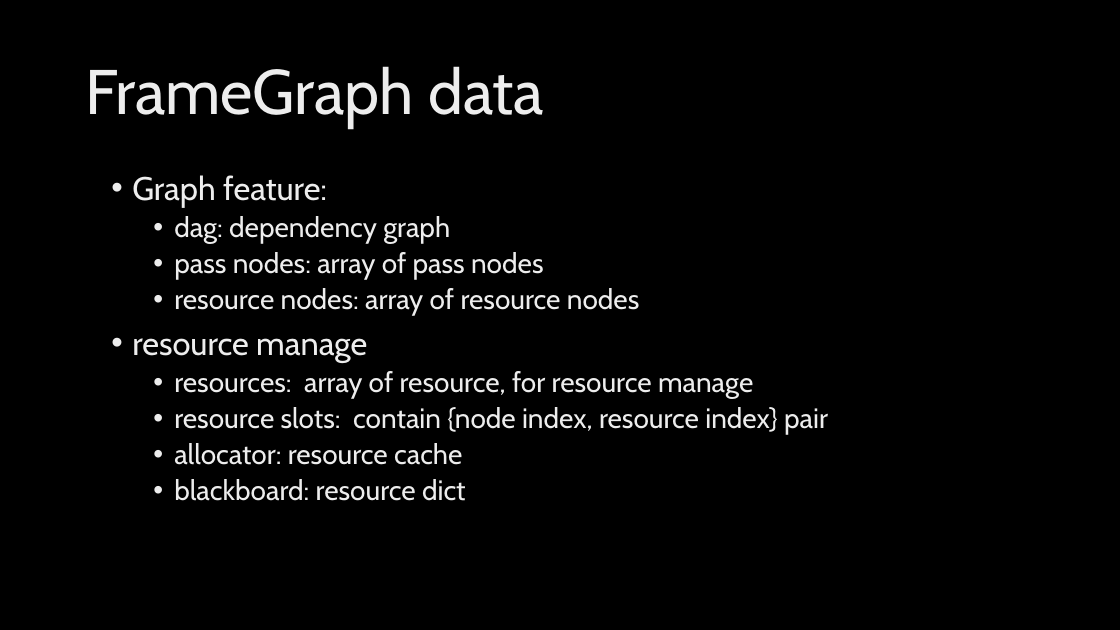
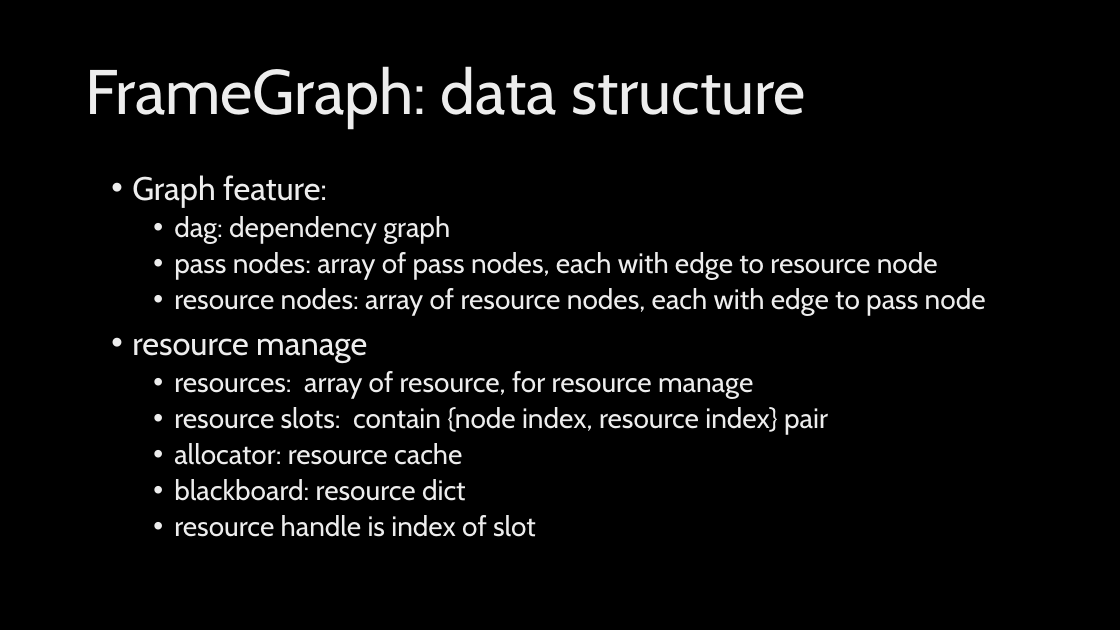
Before and after one commit to AndrewChan2022/ppt, a slide deck: slide 11 of Filament frame graph introduction.pptx (slide 10 before the commit). Drawn at 1120x630 pixels with LibreOffice and Linux fonts; fonts in the diff are those of the drawing; background and template pictures are left out. Boxes give left, top, right and bottom in pixels: in the first picture for what was removed or moved away, otherwise in the second. Text is boxed around its words. In the diff, an @@ line names an element or a change of style, - is before the commit and + after.

Commit message:
update

```diff
--- a/Filament frame graph introduction.pptx
+++ b/Filament frame graph introduction.pptx
@@ title at (85,66,806,129): text changed @@
-FrameGraph data
+FrameGraph: data structure
@@ text at (174,252,986,315): text changed @@
-  • pass nodes: array of pass nodes
-  • resource nodes: array of resource nodes
+  • pass nodes: array of pass nodes, each with edge to resource node
+  • resource nodes: array of resource nodes, each with edge to pass node
@@ text at (174,515,536,537): paragraph added @@
+  • resource handle is index of slot
```
Also in this commit, not shown: 3 other slides changed, 2 slides added.
